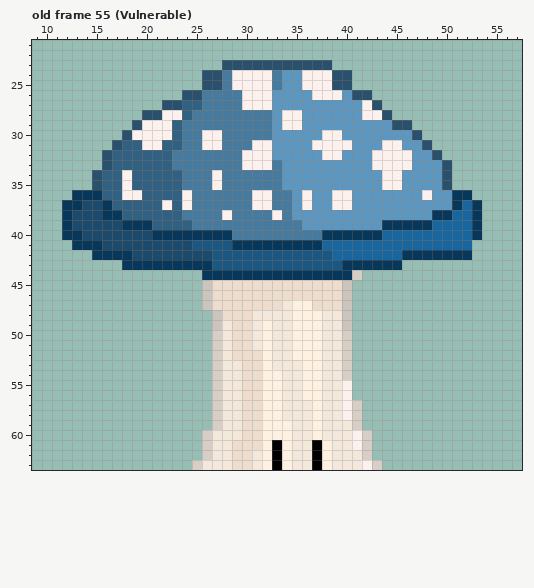
File history of a pixel-art file, assets/art/boss/Shroom.aseprite. Above: the version before the commit.
64x64 pixels, 55 frames. Colours within 5 levels of each other are drawn and written as one. Shown: old frame 55 (Vulnerable): x 9..57, y 21..63. The commit also changed other frames, which this record leaves out.
After:
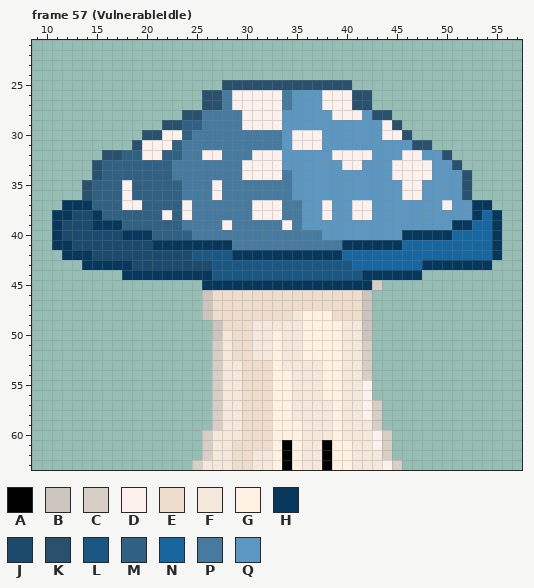
Palette (. is transparent): A #000000  B #ccc5bd  C #d7cec5  D #fdf1ed  E #eeddcc  F #f4e8db  G #fff1e1  H #07385b  J #1b4a6c  K #29506c  L #1a5782  M #306082  N #17669f  P #477a9f  Q #5c97c1
A new or re-ordered frame is compared with the old frame closest to it.
Commit: Added boss vulnerable idle animation
What changed:
frames 55 -> 57
--- frame 57 (VulnerableIdle) is new; against old frame 55 (Vulnerable)
@@ x 9..57 @@
 22 .................................................
-23 ...................KKKKKKKKKKK...................
-24 .................KKPDDDDPQQDDDKK.................
-25 .................KKPDDDDPQQDDDKK.................
-26 ...............KKPPPPDDDQQQQDDDQKK...............
-27 .............KKMMPPPPDDDQQQQQQQQQDK..............
-28 ...........KKDDMPPPPPPPPQDDQQQQQQDDK.............
-29 ..........KDDDMPPPPPPPPPQDDQQQQQQQQQKK...........
-30 .........KDDDDMPPDDPPPPPQQQQQDDQQQQQQQK..........
-31 ........KMMDDMMPPDDPPPDDQQQQDDDDQQQDDQQK.........
-32 .......KMMMMMMPPPPPPPDDDQQQQQDDQQQDDDDQQK........
-33 .......KMMMMMMPPPPPPPDDDPQQQQQQQQQDDDDQQQK.......
-34 ......KMMDMMMMMPPPDPPPPPPQQQQQQQQQQDDQQQQK.......
-35 ......KMMDMMMMMPPPDPPPPPPQQQQQQQQQQDDQQQQK.......
-36 ....HHHMMDDMMMMDPPPPPPDDPPQDQQDDQQQQQQQDQQHH.....
-37 ...HHJJHMMMMMDMDPPPPPPDDPPQDQQDDQQQQQQQQQQHNH....
-38 ...HJJJHHMMMMMMPPPPDPPPPDPQQQQQQQQQQQQQQHHNNH....
-39 ...HJJJJJHHHMMMMPPPPPPPPPPPQQQQQQQQHHHHHNNNNH....
-40 ...HHJJJJJJJHHHHHHHHPPPPPPPPPHHHHHHNNNNNNNNNH....
-41 ....HHHJJJJJJJJJLLLLHHHHHHHHHNNNNNNNNNNNNNNN.....
-42 ......HHHHJJJJJJJJLLLLLLLLLLLLNNNNNNNHHHHHHH.....
-43 .........HHHHHHHHHLLLLLLLLLLLLLHHHHHH............
-44 .................HHHHHHHHHHHHHHHC................
-45 .................BEEEEEEEEEEEEEB.................
-46 .................BEEEEEEEEEEEEEB.................
-47 .................BEEEEEEEFGGEEEB.................
-48 ..................BEEEFFFFGGGFFB.................
-49 ..................BFEEFGFFGGGFFB.................
-50 ..................CFEEFGFFGGGFFC.................
-51 ..................CFEEFGFFGGGFFC.................
-52 ..................CFEEEGFFGGGFFC.................
-53 ..................CFFEEGFFFGGFFC.................
-54 ..................CFFEEGGFFGGFFC.................
-55 ..................CFFEEGGFFGGFFD.................
-56 ..................CFFEEGGFFGGFFD.................
-57 ..................CFFEEGGFFFGFFDC................
-58 ..................CFFEEGGFFFGFFDC................
-59 ..................CFFEEGGGFFGFFFC................
-60 .................CFFFEEGGGFFGFFFDC...............
-61 .................CFFEEEGAGFFAGFFDC...............
-62 .................CFFEEFGAGFFAGFFFC...............
-63 ................CFFFEEFGAGFFAGFFFDC..............
+23 .................................................
+24 .................................................
+25 ...................KKKKKKKKKKKKK.................
+26 .................KKPDDDDDPQQQDDDKK...............
+27 .................KKPDDDDDPQQQDDDKK...............
+28 ...............KKPPPPDDDDQQQQQDDDQKK.............
+29 .............KKMMPPPPDDDDQQQQQQQQQQDK............
+30 ...........KKDDMPPPPPPPPPQDDDQQQQQQDDK...........
+31 ..........KDDDMPPPPPPPPPPQDDDQQQQQQQQQKK.........
+32 .......KKMMDDMMPPDDPPPDDDQQQQQDDDDQQQDDQQK.......
+33 ......KMMMMMMMPPPPPPPDDDDQQQQQQDDQQQDDDDQQK......
+34 ......KMMMMMMMPPPPPPPDDDDPQQQQQQQQQQDDDDQQQK.....
+35 .....KMMMDMMMMMPPPDPPPPPPPQQQQQQQQQQQDDQQQQK.....
+36 .....KMMMDMMMMMPPPDPPPPPPPQQQQQQQQQQQDDQQQQK.....
+37 ...HHHMMMDDMMMMDPPPPPPDDDPPQQDQQDDQQQQQQQDQQHH...
+38 ..HHJJHMMMMMMDMDPPPPPPDDDPPQQDQQDDQQQQQQQQQQHNH..
+39 ..HJJJHHHMMMMMMPPPPDPPPPPDPQQQQQQQQQQQQQQQHHNNH..
+40 ..HJJJJJJHHHMMMMPPPPPPPPPPPPPQQQQQQQQHHHHHNNNNH..
+41 ..HHJJJJJJJJHHHHHHHHPPPPPPPPPPPHHHHHHNNNNNNNNNH..
+42 ...HHHJJJJJJJJJJLLLLHHHHHHHHHHHNNNNNNNNNNNNNNNH..
+43 .....HHHHHJJJJJJJJLLLLLLLLLLLLLLNNNNNNNHHHHHHH...
+44 .........HHHHHHHHHLLLLLLLLLLLLLLLHHHHHH..........
+45 .................HHHHHHHHHHHHHHHHHC..............
+46 .................BEEEEEEEEEEEEEEEB...............
+47 .................BEEEEEEEEEEEEEEEB...............
+48 .................BEEEEEEEEFGGGEEEB...............
+49 ..................BEEEFFFFFGGGGFFB...............
+50 ..................BFEEFFGFFGGGGFFB...............
+51 ..................CFEEFFGFFGGGGFFC...............
+52 ..................CFEEFFGFFGGGGFFC...............
+53 ..................CFFEEEGFFFFGGFFC...............
+54 ..................CFFEEEGGFFFGGFFC...............
+55 ..................CFFEEEGGFFFGGFFD...............
+56 ..................CFFEEEGGFFFGGFFD...............
+57 ..................CFFEEEGGFFFFGFFDC..............
+58 ..................CFFEEEGGFFFFGFFDC..............
+59 ..................CFFEEEGGGFFFGFFFC..............
+60 .................CFFFEEEGGGFFFGFFFDC.............
+61 .................CFFEEEEGAGFFAGGFFDC.............
+62 .................CFFEEFFGAGFFAGGFFFC.............
+63 ................CFFFEEFFGAGFFAGGFFFDC............
Where, in picture pixels (left, top, right, bottom), the same in both pictures:
changed: (52, 60, 502, 470)
